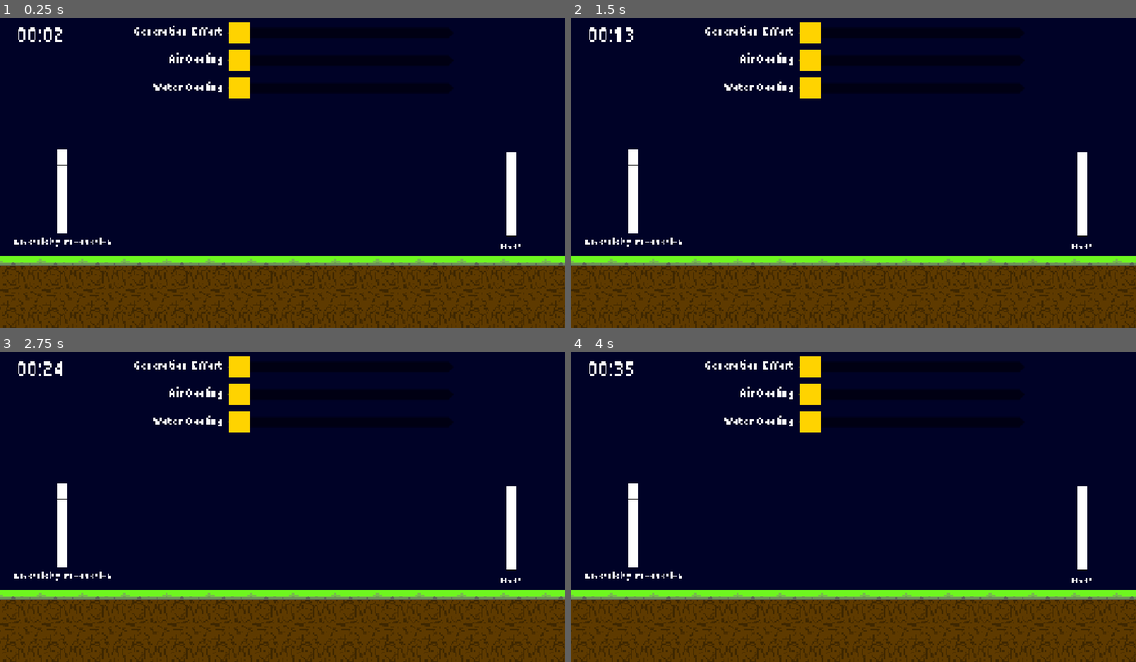
Above: before the commit, frames 1-4 (two rows, left to right).
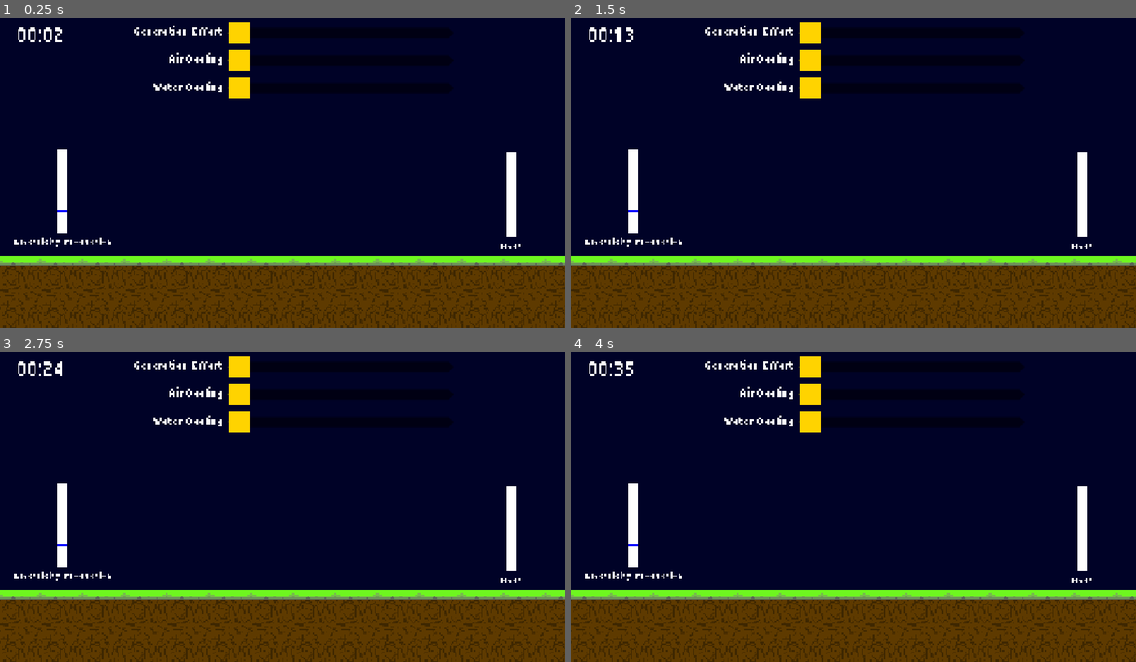
Above: after the commit, the same moments.

Repository: Sodapop465/thermoelectric-plant-manager
Game: Godot game, scene res://scenes/game.tscn
Same seed, same stepped clock (60 frames per second), same inputs: the game is played once before the commit and once after it.
Inputs:
- Up to frame 1 (0.25 s): no input
- Up to frame 2 (1.5 s): tap Enter at 0.5 s; tap Space at 1.25 s
- Up to frame 3 (2.75 s): tap Enter at 2 s
- Up to frame 4 (4 s): tap Space at 2.75 s; tap Enter at 3.5 s

The runs differ from the first frame. In frame 1, less than 0.1% of the frame differs, in the area x 10-92%, y 47-71%; in frame 2, less than 0.1%; in frame 3, less than 0.1%; in frame 4, less than 0.1%.

Commit message:
Core game mechanics working

Diff:
--- a/GameState.gd
+++ b/GameState.gd
@@ -1,4 +1,21 @@
 extends Node
+
+# Math variables
+const DELTA_PRODUCTION = 8	# Change in production
+const UNMET_DEMAND_LEEWAY = 2 # Game hours
+var AIR_COOLING_FACTOR = 0.01
+var WATER_COOLING_FACTOR = 0.03
+var ELEC_PROD_HEAT_FACTOR = 0.05
+
+# Global Game State
+enum States {
+	START,
+	RUNNING,
+	LOSE_HEAT,
+	LOSE_DEMAND
+}
+var _current_state = States.START
+signal state_changed(value)
 
 # Game time in 24:00
 var time_minutes = 0
@@ -10,20 +27,36 @@
 var air_cooling = 0
 var water_cooling = 0
 
-# Plant Status
+# Plant Production
 var elec_prod = 0
 var heat = 0
-var delta_production = 5	# Change in production
 
+# Plant Demand
+var demand = 0
+var time_last_met_demand = time_hour + (time_minutes / 60.0)
 
-# Called when the node enters the scene tree for the first time.
-func _ready() -> void:
-	pass # Replace with function body.
+# Changing the global state and sending a signal
+func change_state(state: States):
+	print("Changing global state to: ", States.find_key(_current_state))
+	_current_state = state
+	state_changed.emit(state)
 
+func get_state() -> States:
+	return _current_state
 
 # Called every frame. 'delta' is the elapsed time since the previous frame.
 func _process(delta: float) -> void:
-	# Update the time Make one day ~150 seconds (3 min)
+	_update_time(delta)
+	_update_demand()
+	_update_electricity_production(delta)
+	_update_heat(delta)
+
+	# Check if heat is above 100
+	if heat > 100:
+		change_state(States.LOSE_HEAT)
+
+# Update the time Make one day ~150 seconds (3 min)
+func _update_time(delta: float) -> void:
 	time_minutes += delta * (1440 / 150)
 	# Handle hour rollover
 	while time_minutes >= 60:
@@ -34,8 +67,48 @@
 		time_hour = 0
 		day += 1
 
-	# Modulate electricity production based on generation effort
+
+# Simulates electricity demand based on time of day
+func _update_demand() -> void:
+	var current_time = time_hour + (time_minutes / 60.0)
+	if current_time < 5:
+		demand = 25
+	elif current_time < 8:
+		# Morning ramp-up
+		demand = lerpf(25, 75, (current_time - 5) / 3.0)
+	elif current_time < 10:
+		# Morning peak
+		demand = lerpf(75, 60, (current_time - 8) / 2.0)
+	elif current_time < 16:
+		# Daytime usage
+		demand = 60
+	elif current_time < 19:
+		# Evening peak
+		demand = lerpf(60, 90, (current_time - 16) / 3.0)
+	elif current_time < 21:
+		demand = 90
+	else:
+		# Night decline
+		demand = lerpf(90, 25, (current_time - 21) / 3.0)
+
+	# Check if player if meeting demand
+	if elec_prod >= demand:
+		time_last_met_demand = current_time
+	elif (current_time - time_last_met_demand) > UNMET_DEMAND_LEEWAY:
+		change_state(States.LOSE_DEMAND)
+
+
+# Update electricity production based on generation effort
+func _update_electricity_production(delta: float) -> void:
 	if elec_prod < gen_effort:
-		elec_prod += delta * delta_production
+		elec_prod += delta * DELTA_PRODUCTION
 	elif elec_prod > gen_effort:
-		elec_prod -= delta * delta_production
+		elec_prod -= delta * DELTA_PRODUCTION
+
+# Calculate heat based on electricity production
+func _update_heat(delta: float) -> void:
+	heat += elec_prod * ELEC_PROD_HEAT_FACTOR
+	heat -= air_cooling * AIR_COOLING_FACTOR
+	heat -= water_cooling * WATER_COOLING_FACTOR
+	if heat < 0:
+		heat = 0
--- a/scenes/game.tscn
+++ b/scenes/game.tscn
@@ -143,7 +143,7 @@
 target_bar_level = 72
 target_bar_color = Color(0, 0, 1, 1)
 bar_background_color = Color(1, 1, 1, 1)
-bar_progress_color = Color(1, 1, 0, 1)
+bar_progress_color = Color(1, 0.88235295, 0, 1)
 
 [node name="HeatBar" type="Label" parent="." unique_id=1848130008]
 offset_left = 137.0
--- a/scenes/heat_progress_bar.gd
+++ b/scenes/heat_progress_bar.gd
@@ -3,9 +3,10 @@
 
 # Called when the node enters the scene tree for the first time.
 func _ready() -> void:
-	pass # Replace with function body.
+	super._ready()
 
 
 # Called every frame. 'delta' is the elapsed time since the previous frame.
 func _process(delta: float) -> void:
-	pass
+	# Update UI based on GameState
+	progress_bar.value = GameState.heat
--- a/scenes/production_progress_bar.gd
+++ b/scenes/production_progress_bar.gd
@@ -1,6 +1,7 @@
 extends "res://scenes/progress_bar.gd"
 
 func _ready():
+	super._ready()
 	set_target_visibility(true)
 	set_target_level(80)
 
@@ -8,3 +9,4 @@
 func _process(delta: float) -> void:
 	# Update UI based on GameState
 	progress_bar.value = GameState.elec_prod
+	super.set_target_level(GameState.demand)
--- a/scenes/progress_bar.gd
+++ b/scenes/progress_bar.gd
@@ -29,9 +29,6 @@
 	target_bar.visible = target_bar_visiblity
 	set_target_level(target_bar_level)
 
-	print(progress_gradient.gradient.get_instance_id())
-	print(under_gradient.gradient.get_instance_id())
-
 
 # Sets the target bar level
 # Range: 0-100
